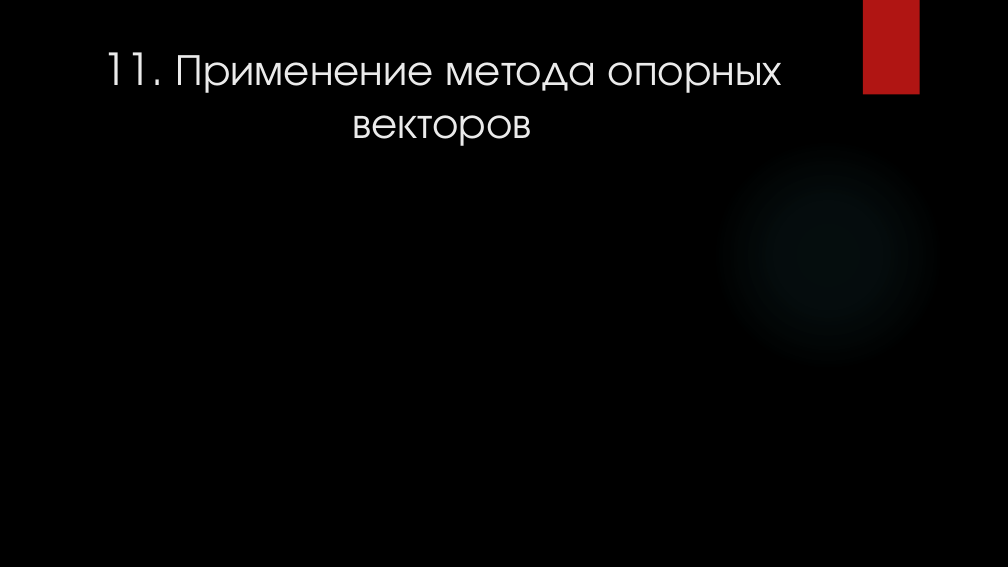
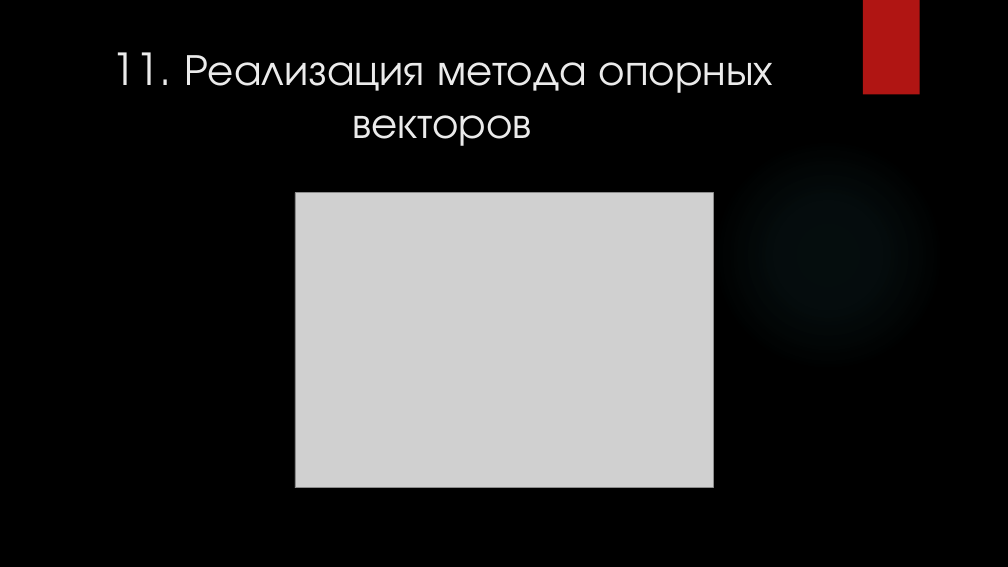
Before and after one commit to FedNirvanous451/R, a slide deck: slide 10 of курсовая работа/kursach.pptx. Drawn at 1008x567 pixels with LibreOffice and Linux fonts; fonts in the diff are those of the drawing; grey boxes stand for pictures; background and template pictures are left out. Boxes give left, top, right and bottom in pixels: in the first picture for what was removed or moved away, otherwise in the second. Text is boxed around its words. In the diff, an @@ line names an element or a change of style, - is before the commit and + after.

```diff
--- a/курсовая работа/kursach.pptx
+++ b/курсовая работа/kursach.pptx
@@ title at (111, 52, 773, 146): text changed @@
-11. Применение метода опорных векторов
+11. Реализация метода опорных векторов
@@ picture added at (295, 193, 713, 488) @@
```
Also in this commit, not shown: 8 other slides changed, 13 other files.
